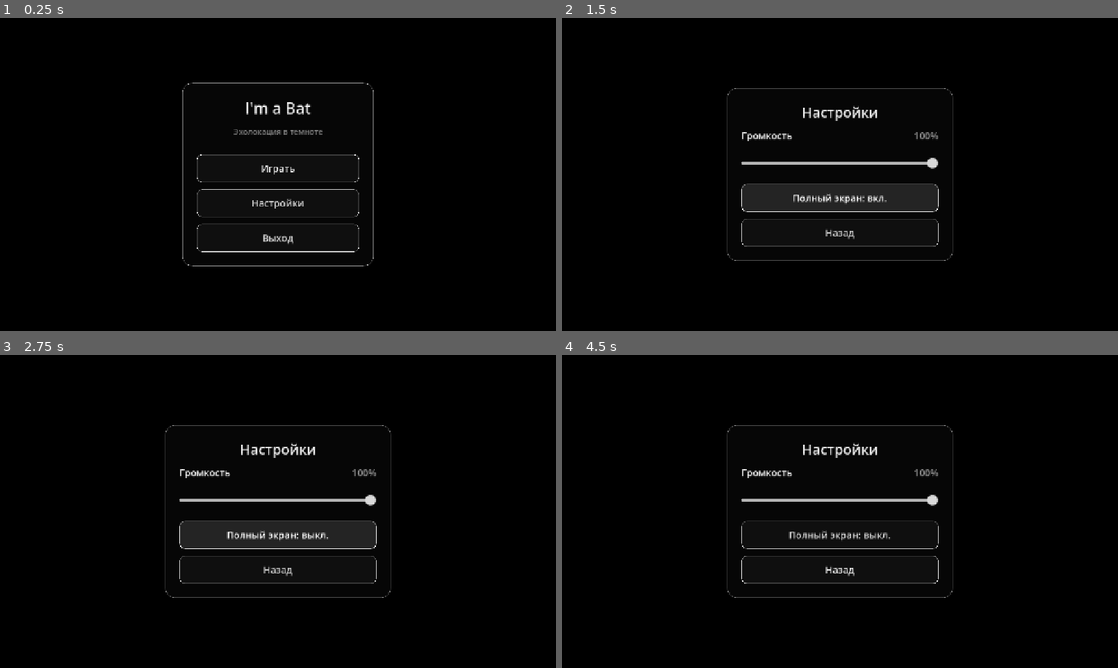
Above: before the commit, frames 1-4 (two rows, left to right).
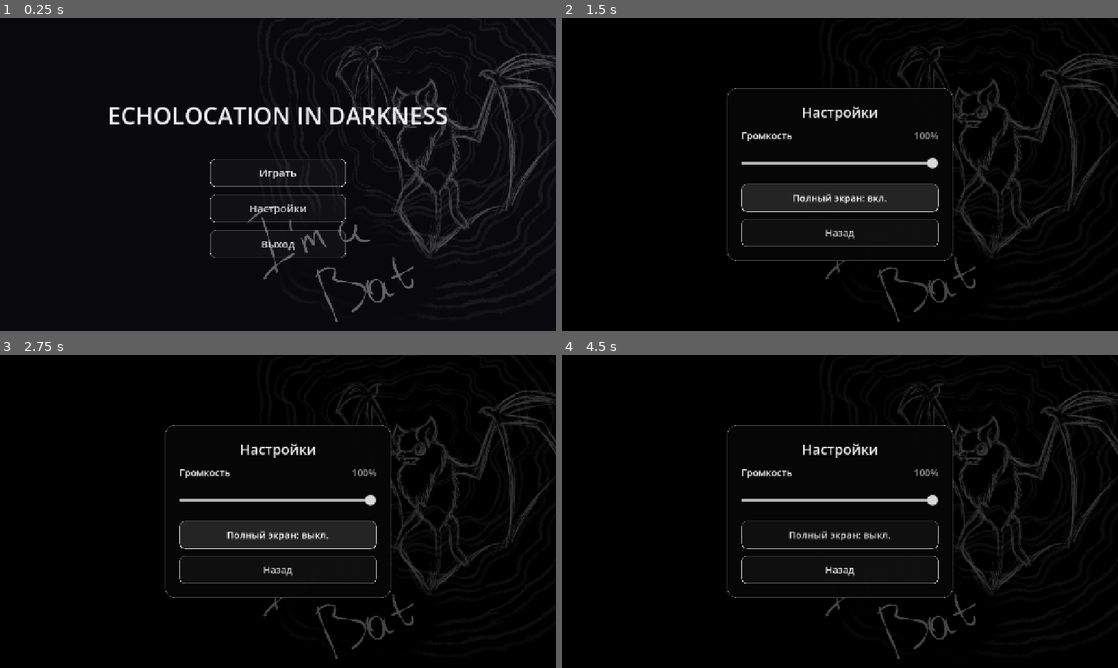
Above: after the commit, the same moments.

Repository: zhivushko/I-m_a_Bat
Game: Godot game, scene res://scenes/ui/MainMenu.tscn
Two runs of this game, one before a commit and one after it. Both use one fixed random seed, a clock stepped at 60 frames per second and the inputs below.
Inputs:
- Up to frame 1 (0.25 s): no input
- Up to frame 2 (1.5 s): click "Настройки" at 0.5 s; click "Полный экран: выкл." at 1.25 s
- Up to frame 3 (2.75 s): click "Полный экран: вкл." at 2 s
- Up to frame 4 (4.5 s): click "Назад" at 2.75 s; click "Играть" at 3.5 s; click "Настройки" at 4.25 s

The runs differ from the first frame. In frame 1, 12% of the frame differs, in the area x 19-100%, y 0-98%; in frame 2, 3.1%; in frame 3, 3.1%; in frame 4, 3.1%.

Commit message:
fix: restore illustrated menu backgrounds and original title layout

Diff:
--- a/scenes/ui/MainMenu.tscn
+++ b/scenes/ui/MainMenu.tscn
@@ -1,9 +1,11 @@
-[gd_scene load_steps=3 format=3 uid="uid://cqh1wm0lybh0s"]
+[gd_scene load_steps=4 format=3 uid="uid://cqh1wm0lybh0s"]
 
-[ext_resource type="Script" path="res://scenes/ui/main_menu.gd" id="1_script"]
-[ext_resource type="Theme" path="res://scenes/ui/menu_theme.tres" id="2_theme"]
+[ext_resource type="Script" uid="uid://uldnvqfufyu0" path="res://scenes/ui/main_menu.gd" id="1_menu"]
+[ext_resource type="Texture2D" uid="uid://cf06sdy4fri48" path="res://preview.jpg" id="2_6jbdy"]
 
-[node name="MainMenu" type="Control"]
+[ext_resource type="Theme" path="res://scenes/ui/menu_theme.tres" id="3_theme"]
+
+[node name="MainMenu" type="Control" unique_id=1725245834]
 process_mode = 3
 layout_mode = 3
 anchors_preset = 15
@@ -11,75 +13,86 @@
 anchor_bottom = 1.0
 grow_horizontal = 2
 grow_vertical = 2
-mouse_filter = 2
-theme = ExtResource("2_theme")
-script = ExtResource("1_script")
+theme = ExtResource("3_theme")
+script = ExtResource("1_menu")
 
-[node name="Background" type="ColorRect" parent="."]
+[node name="Background" type="TextureRect" parent="." unique_id=1524459263]
+layout_mode = 1
+anchors_preset = 11
+anchor_left = 1.0
+anchor_right = 1.0
+anchor_bottom = 1.0
+offset_left = -720.0
+grow_horizontal = 0
+grow_vertical = 2
+texture = ExtResource("2_6jbdy")
+expand_mode = 3
+stretch_mode = 5
+
+[node name="ColorBg" type="ColorRect" parent="." unique_id=1625938066]
 layout_mode = 1
 anchors_preset = 15
 anchor_right = 1.0
 anchor_bottom = 1.0
 grow_horizontal = 2
 grow_vertical = 2
-color = Color(0, 0, 0, 1)
+color = Color(0.050980393, 0.050980393, 0.078431375, 0.6509804)
 
-[node name="Center" type="CenterContainer" parent="."]
+[node name="MarginContainer" type="MarginContainer" parent="." unique_id=2024724690]
 layout_mode = 1
 anchors_preset = 15
 anchor_right = 1.0
 anchor_bottom = 1.0
 grow_horizontal = 2
 grow_vertical = 2
-mouse_filter = 2
+theme_override_constants/margin_left = 66
+theme_override_constants/margin_top = 66
+theme_override_constants/margin_right = 66
+theme_override_constants/margin_bottom = 66
 
-[node name="Panel" type="PanelContainer" parent="Center"]
-custom_minimum_size = Vector2(440, 0)
+[node name="VBoxContainer" type="VBoxContainer" parent="MarginContainer" unique_id=712810962]
 layout_mode = 2
+theme_override_constants/separation = 44
+alignment = 1
 
-[node name="Margin" type="MarginContainer" parent="Center/Panel"]
+[node name="LogoTexture" type="TextureRect" parent="MarginContainer/VBoxContainer" unique_id=898975268]
+custom_minimum_size = Vector2(0, 112)
 layout_mode = 2
-theme_override_constants/margin_left = 32
-theme_override_constants/margin_top = 32
-theme_override_constants/margin_right = 32
-theme_override_constants/margin_bottom = 32
+expand_mode = 1
+stretch_mode = 5
 
-[node name="Content" type="VBoxContainer" parent="Center/Panel/Margin"]
+[node name="TitleLabel" type="Label" parent="MarginContainer/VBoxContainer/LogoTexture" unique_id=511824105]
+layout_mode = 1
+anchors_preset = 15
+anchor_right = 1.0
+anchor_bottom = 1.0
+grow_horizontal = 2
+grow_vertical = 2
+theme_override_font_sizes/font_size = 54
+text = "ECHOLOCATION IN DARKNESS"
+horizontal_alignment = 1
+vertical_alignment = 1
+
+[node name="MenuContainer" type="VBoxContainer" parent="MarginContainer/VBoxContainer" unique_id=1318533963]
+custom_minimum_size = Vector2(312, 0)
 layout_mode = 2
-theme_override_constants/separation = 16
+size_flags_horizontal = 4
+theme_override_constants/separation = 18
 
-[node name="Title" type="Label" parent="Center/Panel/Margin/Content"]
+[node name="PlayButton" type="Button" parent="MarginContainer/VBoxContainer/MenuContainer" unique_id=180198388]
+custom_minimum_size = Vector2(0, 56)
 layout_mode = 2
-theme_override_font_sizes/font_size = 36
-text = "I'm a Bat"
-horizontal_alignment = 1
-
-[node name="Subtitle" type="Label" parent="Center/Panel/Margin/Content"]
-layout_mode = 2
-theme_override_colors/font_color = Color(1, 1, 1, 0.5)
-theme_override_font_sizes/font_size = 18
-text = "Эхолокация в темноте"
-horizontal_alignment = 1
-
-[node name="Spacing" type="Control" parent="Center/Panel/Margin/Content"]
-custom_minimum_size = Vector2(0, 8)
-layout_mode = 2
-mouse_filter = 2
-
-[node name="PlayButton" type="Button" parent="Center/Panel/Margin/Content"]
-custom_minimum_size = Vector2(0, 64)
-layout_mode = 2
-size_flags_horizontal = 3
+theme_override_font_sizes/font_size = 24
 text = "Играть"
 
-[node name="SettingsButton" type="Button" parent="Center/Panel/Margin/Content"]
-custom_minimum_size = Vector2(0, 64)
+[node name="SettingsButton" type="Button" parent="MarginContainer/VBoxContainer/MenuContainer" unique_id=1297988373]
+custom_minimum_size = Vector2(0, 56)
 layout_mode = 2
-size_flags_horizontal = 3
+theme_override_font_sizes/font_size = 24
 text = "Настройки"
 
-[node name="QuitButton" type="Button" parent="Center/Panel/Margin/Content"]
-custom_minimum_size = Vector2(0, 64)
+[node name="QuitButton" type="Button" parent="MarginContainer/VBoxContainer/MenuContainer" unique_id=1178955569]
+custom_minimum_size = Vector2(0, 56)
 layout_mode = 2
-size_flags_horizontal = 3
+theme_override_font_sizes/font_size = 24
 text = "Выход"
--- a/scenes/ui/SettingsMenu.tscn
+++ b/scenes/ui/SettingsMenu.tscn
@@ -1,7 +1,9 @@
-[gd_scene load_steps=3 format=3 uid="uid://brf4402yt07rm"]
+[gd_scene load_steps=4 format=3 uid="uid://brf4402yt07rm"]
 
 [ext_resource type="Script" path="res://scenes/ui/settings_menu.gd" id="1_script"]
 [ext_resource type="Theme" path="res://scenes/ui/menu_theme.tres" id="2_theme"]
+
+[ext_resource type="Texture2D" path="res://preview.jpg" id="3_background"]
 
 [node name="SettingsMenu" type="Control"]
 process_mode = 3
@@ -23,6 +25,21 @@
 grow_horizontal = 2
 grow_vertical = 2
 color = Color(0, 0, 0, 1)
+
+[node name="BackgroundArt" type="TextureRect" parent="."]
+self_modulate = Color(1, 1, 1, 0.26666668)
+layout_mode = 1
+anchors_preset = 11
+anchor_left = 1.0
+anchor_right = 1.0
+anchor_bottom = 1.0
+offset_left = -720.0
+grow_horizontal = 0
+grow_vertical = 2
+mouse_filter = 2
+texture = ExtResource("3_background")
+expand_mode = 3
+stretch_mode = 5
 
 [node name="Center" type="CenterContainer" parent="."]
 layout_mode = 1
--- a/scenes/ui/main_menu.gd
+++ b/scenes/ui/main_menu.gd
@@ -1,14 +1,28 @@
 extends Control
 
-@onready var play_button: Button = $Center/Panel/Margin/Content/PlayButton
-@onready var settings_button: Button = $Center/Panel/Margin/Content/SettingsButton
-@onready var quit_button: Button = $Center/Panel/Margin/Content/QuitButton
+@onready var play_button: Button = $MarginContainer/VBoxContainer/MenuContainer/PlayButton
+@onready var settings_button: Button = $MarginContainer/VBoxContainer/MenuContainer/SettingsButton
+@onready var quit_button: Button = $MarginContainer/VBoxContainer/MenuContainer/QuitButton
+@onready var title: Label = $MarginContainer/VBoxContainer/LogoTexture/TitleLabel
 
 func _ready() -> void:
 	play_button.pressed.connect(_on_play_button_pressed)
 	settings_button.pressed.connect(_on_settings_button_pressed)
 	quit_button.pressed.connect(_on_quit_button_pressed)
+	resized.connect(_update_layout)
+	_update_layout()
 	play_button.grab_focus()
+
+func _update_layout() -> void:
+	$Background.offset_left = -size.y
+	var margin := mini(66, int(size.x * 0.052))
+	$MarginContainer.add_theme_constant_override("margin_left", margin)
+	$MarginContainer.add_theme_constant_override("margin_right", margin)
+	var available := maxf(1.0, size.x - margin * 2.0)
+	$MarginContainer/VBoxContainer/MenuContainer.custom_minimum_size.x = minf(312.0, available)
+	var font := title.get_theme_font("font")
+	var text_width := font.get_string_size(title.text, HORIZONTAL_ALIGNMENT_LEFT, -1, 54).x
+	title.add_theme_font_size_override("font_size", clampi(floori(54.0 * available / maxf(1.0, text_width)), 12, 54))
 
 func _on_play_button_pressed() -> void:
 	MenuNavigation.open_level_select()
--- a/scenes/ui/settings_menu.gd
+++ b/scenes/ui/settings_menu.gd
@@ -21,8 +21,14 @@
 	fullscreen_toggle.toggled.connect(_on_fullscreen_toggled)
 	if is_pause_overlay:
 		$Background.color = Color(0, 0, 0, 0.86)
+		$BackgroundArt.hide()
 		back_button.text = "Назад к паузе"
+	resized.connect(_update_background)
+	_update_background()
 	back_button.grab_focus()
+
+func _update_background() -> void:
+	$BackgroundArt.offset_left = -size.y
 
 func _on_volume_changed(value: float) -> void:
 	AudioServer.set_bus_mute(master_bus_index, value <= 0.001)
--- a/tests/test_menu_navigation.gd
+++ b/tests/test_menu_navigation.gd
@@ -64,8 +64,11 @@
 	navigation.open_main_menu()
 	await settle()
 	check(uses_shared_theme(current_scene.play_button), "Main menu adopts the dark outlined theme")
+	check(current_scene.get_node("Background") is TextureRect and current_scene.get_node("Background").texture.resource_path == "res://preview.jpg", "Main menu preserves the original illustrated background")
+	check(current_scene.title.text == "ECHOLOCATION IN DARKNESS", "Main menu restores its original large title")
 	await tap(current_scene.settings_button)
 	check(current_scene.scene_file_path.ends_with("SettingsMenu.tscn"), "Main menu opens Settings by touch")
+	check(current_scene.get_node("BackgroundArt").visible, "Standalone Settings retain the original background art")
 	current_scene.volume_slider.value = 0.0
 	check(AudioServer.is_bus_mute(0) and current_scene.volume_value.text == "0%", "Volume zero reliably mutes the game")
 	current_scene.volume_slider.value = 0.37
@@ -108,6 +111,7 @@
 	await tap(controls.settings_button)
 	check(is_instance_valid(navigation.settings_overlay) and paused and not controls.pause_panel.visible, "Pause opens Settings over the frozen game")
 	var settings = navigation.settings_overlay.get_child(0)
+	check(not settings.get_node("BackgroundArt").visible, "Pause Settings preserve the frozen game behind the overlay")
 	settings.volume_slider.value = 0.62
 	await tap(settings.back_button)
 	check(current_scene.get_instance_id() == scene_id and current_scene.get_node("Player").position == position_before and current_scene.level_time == time_before, "Returning from Settings preserves the level, position, and timer")
@@ -147,7 +151,7 @@
 		for dimensions in [Vector2i(960, 540), Vector2i(2340, 1080), Vector2i(720, 960)]:
 			root.size = dimensions
 			await settle()
-			var panel: Control = current_scene.get_node("Center/Panel")
+			var panel: Control = current_scene.get_node("MarginContainer/VBoxContainer") if path == navigation.MAIN_MENU else current_scene.get_node("Center/Panel")
 			var bounds := panel.get_global_rect()
 			check(Rect2(Vector2.ZERO, root.get_visible_rect().size).encloses(bounds), "Menu panel fits " + path.get_file() + " at " + str(dimensions))
 	navigation.open_main_menu()
